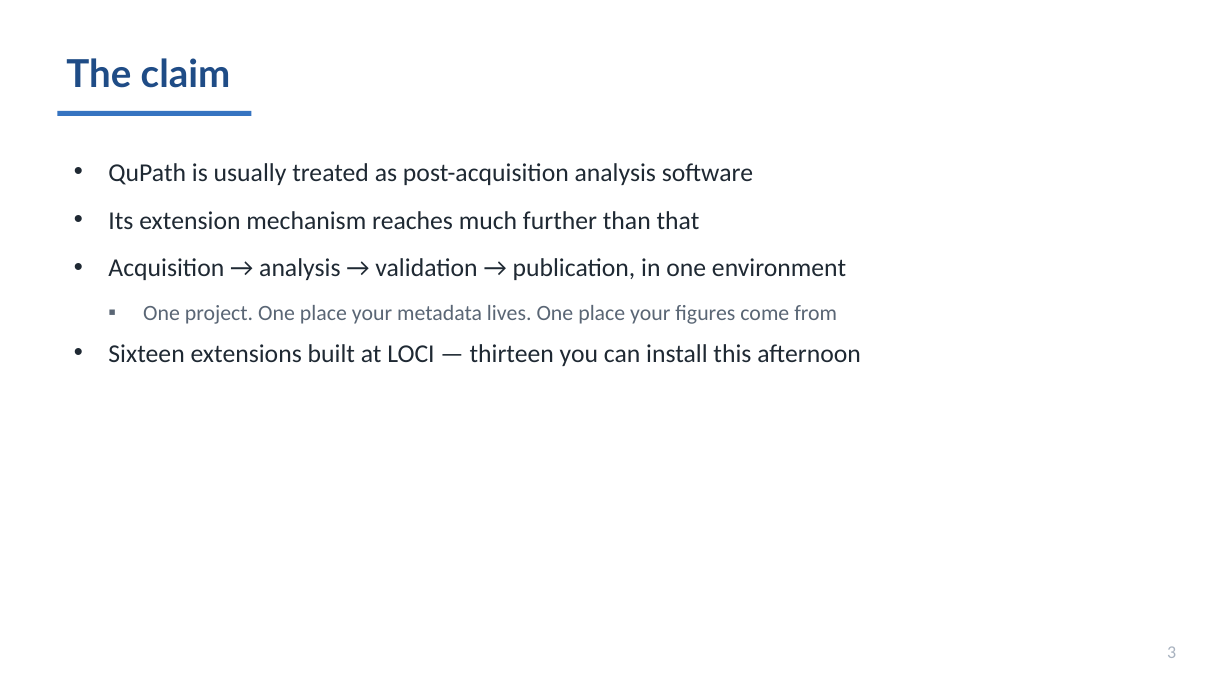
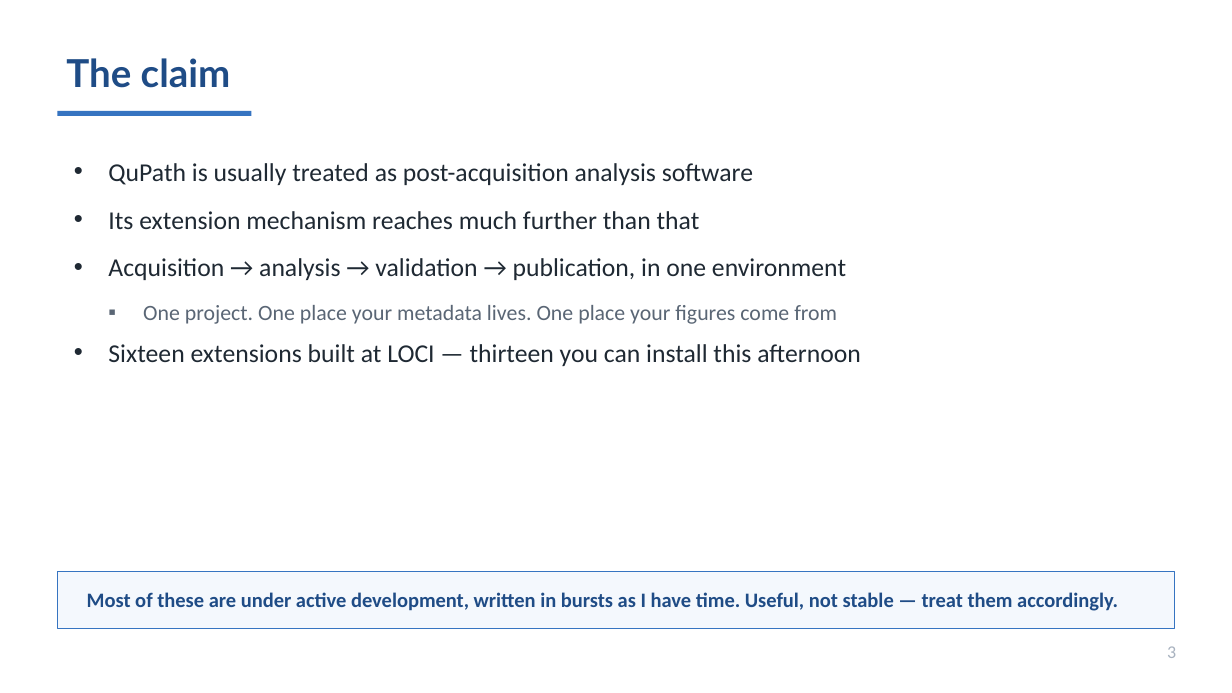
Before and after one commit to MichaelSNelson/BINA-I2K-2026-QuPath-Extensions, a slide deck: slide 3 of I2K_2026_QuPath_Extensions.pptx. Drawn at 1232x693 pixels with LibreOffice and Linux fonts; fonts in the diff are those of the drawing. Boxes give left, top, right and bottom in pixels: in the first picture for what was removed or moved away, otherwise in the second. Text is boxed around its words. In the diff, an @@ line names an element or a change of style, - is before the commit and + after.

```diff
--- a/I2K_2026_QuPath_Extensions.pptx
+++ b/I2K_2026_QuPath_Extensions.pptx
@@ rectangle added at <box>57,571,1175,628</box>, fill #F4F8FD, outline #3674C1 0.75 pt @@
@@ text added at <box>87,592,1118,611</box>, 16 pt, text #1F4C86, bold @@
+Most of these are under active development, written in bursts as I have time. Useful, not stable — treat them accordingly.
```
Also in this commit, not shown: 3 other slides changed, 7 other files.
